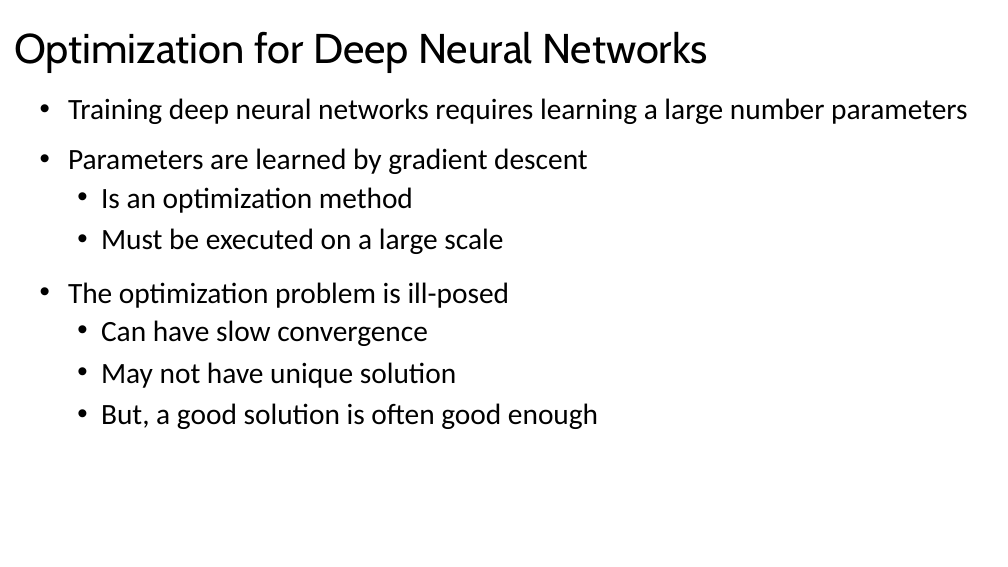
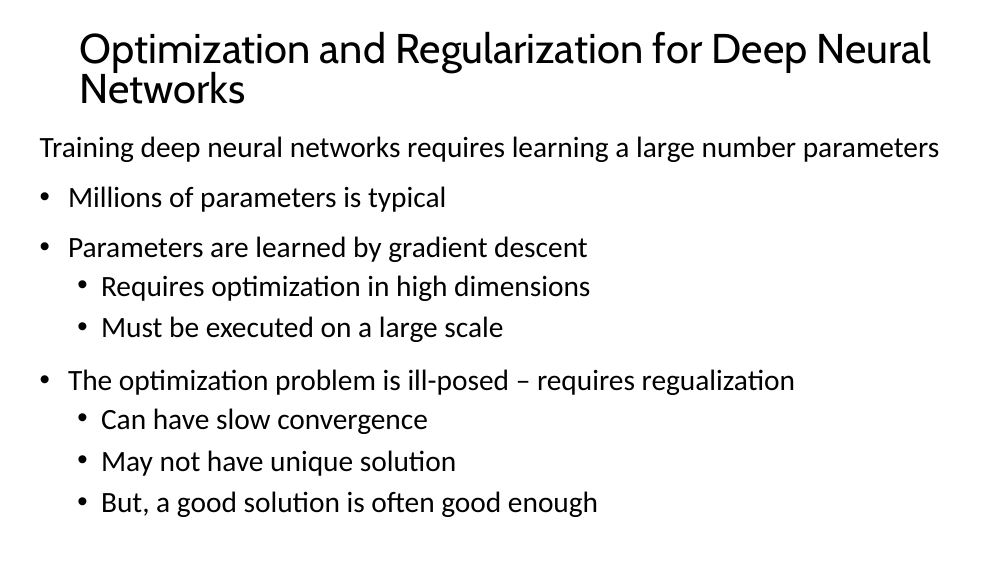
Before and after one commit to StephenElston/CSCI-E25, a slide deck: slide 5 of Slides/7_RegularizationAndOptimization.pptx (slide 4 before the commit). Drawn at 1008x567 pixels with LibreOffice and Linux fonts; fonts in the diff are those of the drawing. Boxes give left, top, right and bottom in pixels: in the first picture for what was removed or moved away, otherwise in the second. Text is boxed around its words. In the diff, an @@ line names an element or a change of style, - is before the commit and + after.

```diff
--- a/Slides/7_RegularizationAndOptimization.pptx
+++ b/Slides/7_RegularizationAndOptimization.pptx
@@ title at <box>80,31,932,104</box>: text changed @@
-Optimization for Deep Neural Networks
+Optimization and Regularization for Deep Neural Networks
@@ text "Training deep neural networks requires ...": place and size @@
-text "Training deep neural networks requires ..." at <box>68,98,967,429</box>
+text "Training deep neural networks requires ..." at <box>40,136,939,517</box>
@@ text at <box>40,136,939,162</box>: bullet • to none @@
@@ text at <box>68,186,446,212</box>: paragraph added @@
+• Millions of parameters is typical
@@ text at <box>101,275,590,301</box>: text changed @@
-  • Is an optimization method
+  • Requires optimization in high dimensions
@@ text at <box>68,369,795,395</box>: text changed @@
-• The optimization problem is ill-posed
+• The optimization problem is ill-posed – requires regualization
```
Also in this commit, not shown: 2 other slides changed, 13 slides added, 3 slides removed, 1 other file.
